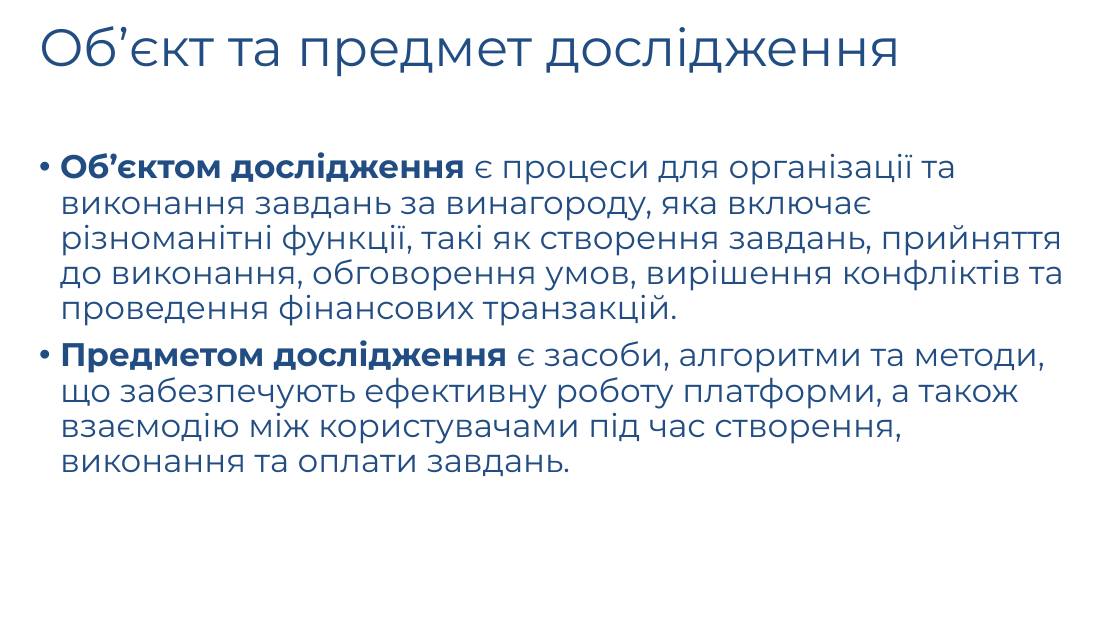
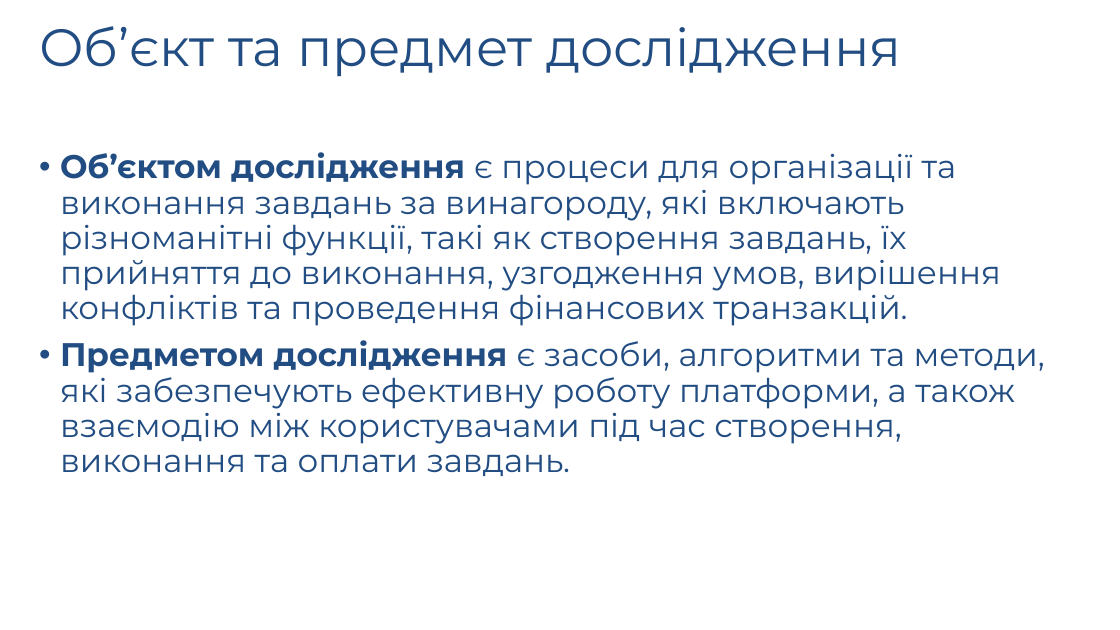
Before and after one commit to AlexandrVerbovskiy/test_dyplome, a slide deck: slide 5 of записка/презентація.pptx. Drawn at 1120x630 pixels with LibreOffice and Linux fonts; fonts in the diff are those of the drawing; background and template pictures are left out. Boxes give left, top, right and bottom in pixels: in the first picture for what was removed or moved away, otherwise in the second. Text is boxed around its words. In the diff, an @@ line names an element or a change of style, - is before the commit and + after.

```diff
--- a/записка/презентація.pptx
+++ b/записка/презентація.pptx
@@ text at (x1=60, y1=152, x2=1045, y2=476): text changed @@
-• Об’єктом дослідження є процеси для організації та виконання завдань за винагороду, яка включає різноманітні функції, такі як створення завдань, прийняття до виконання, обговорення умов, вирішення конфліктів та проведення фінансових транзакцій.
-• Предметом дослідження є засоби, алгоритми та методи, що забезпечують ефективну роботу платформи, а також взаємодію між користувачами під час створення, виконання та оплати завдань.
+• Об’єктом дослідження є процеси для організації та виконання завдань за винагороду, які включають різноманітні функції, такі як створення завдань, їх прийняття до виконання, узгодження умов, вирішення конфліктів та проведення фінансових транзакцій.
+• Предметом дослідження є засоби, алгоритми та методи, які забезпечують ефективну роботу платформи, а також взаємодію між користувачами під час створення, виконання та оплати завдань.
```
Also in this commit, not shown: 5 other slides changed, 4 slides added, 19 other files.
